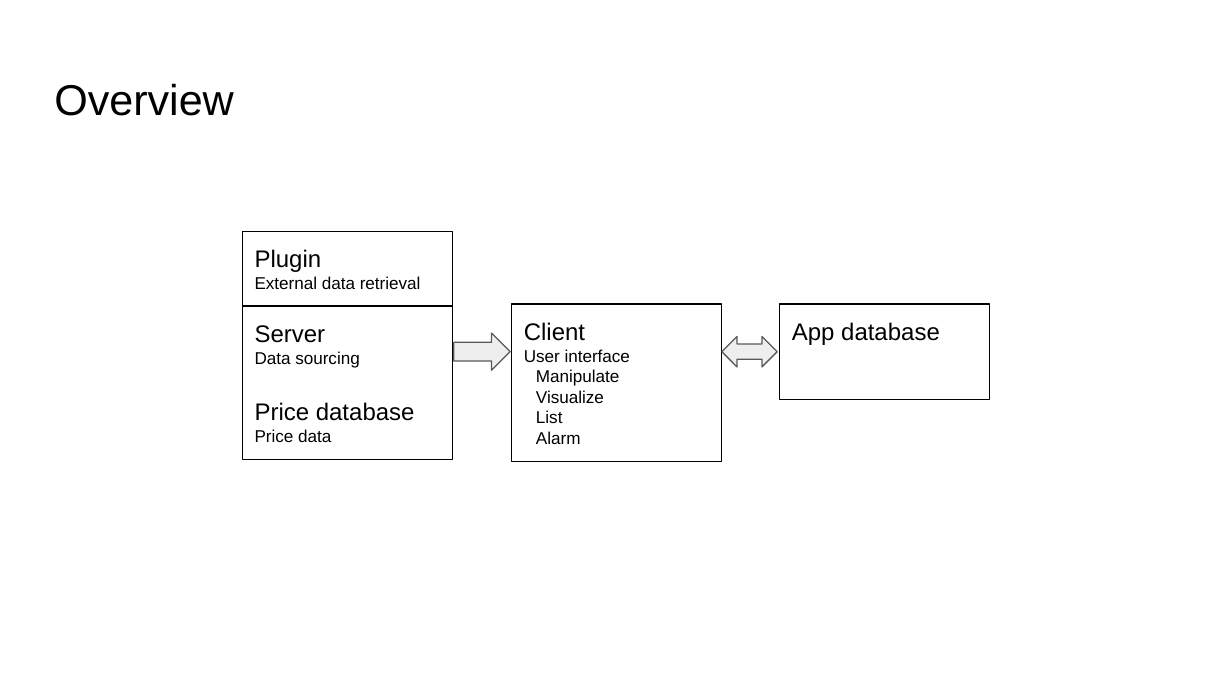
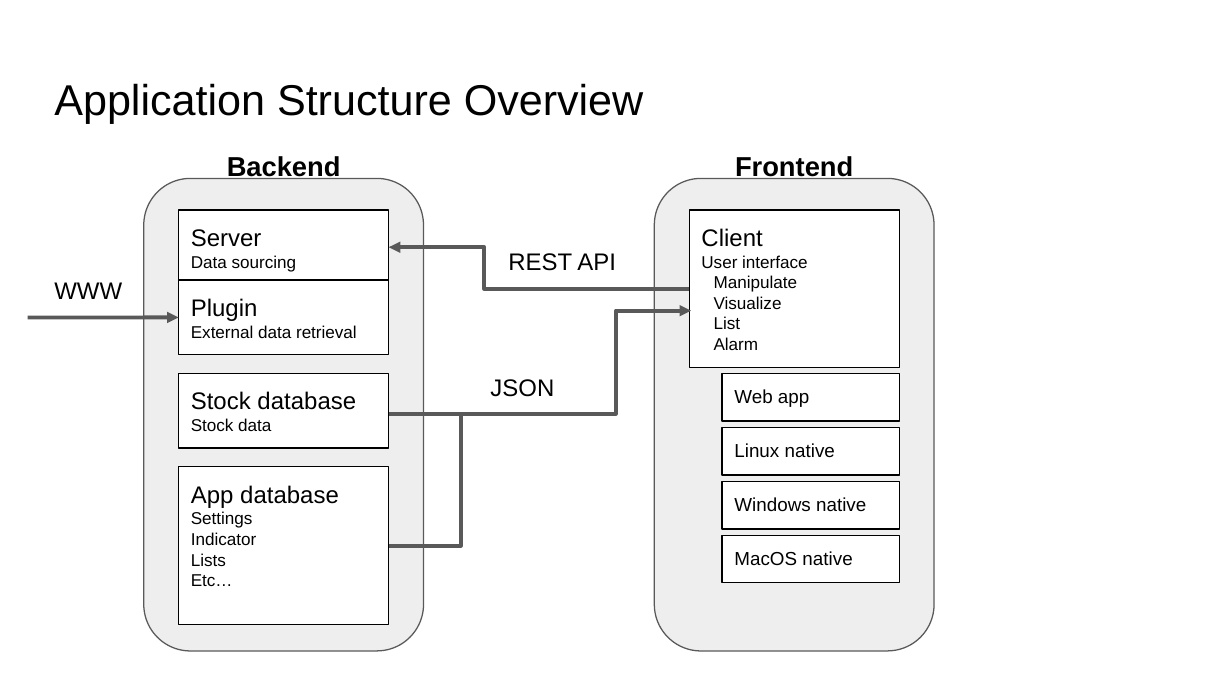
Before and after one commit to transcend-capital/stock-screener, a slide deck: slide 2 of Application structure.pptx. Drawn at 1232x693 pixels with LibreOffice and Linux fonts; fonts in the diff are those of the drawing. Boxes give left, top, right and bottom in pixels: in the first picture for what was removed or moved away, otherwise in the second. Text is boxed around its words. In the diff, an @@ line names an element or a change of style, - is before the commit and + after.

Commit message:
Application structural clarification

```diff
--- a/Application structure.pptx
+++ b/Application structure.pptx
@@ title at (54, 83, 644, 123): text changed @@
-Overview
+Application Structure Overview
@@ rounded rectangle added at (144, 179, 424, 652), fill #EEEEEE, outline #595959 0.75 pt @@
@@ text added at (227, 156, 341, 179), 16 pt, text #000000, bold @@
+Backend
@@ rounded rectangle added at (654, 179, 934, 652), fill #EEEEEE, outline #595959 0.75 pt @@
@@ text added at (735, 156, 853, 179), 16 pt, text #000000, bold @@
+Frontend
@@ fill none to #FFFFFF in 3 elements at (689, 209, 899, 367), (722, 373, 899, 421), (179, 209, 389, 285) @@
@@ rectangle "Server": place and size @@
-rectangle "Server" at (243, 306, 453, 460)
+rectangle "Server" at (179, 209, 389, 285)
@@ rectangle "Client": place and size @@
-rectangle "Client" at (511, 304, 722, 462)
+rectangle "Client" at (689, 209, 899, 367)
@@ elbow arrow added from (689, 288) to (389, 248), #595959 2.25 pt @@
@@ text added at (508, 253, 616, 271), 14 pt, text #000000 @@
+REST API
@@ text added at (54, 282, 122, 299), 14 pt, text #000000 @@
+WWW
@@ rectangle "Plugin": place and size @@
-rectangle "Plugin" at (243, 232, 453, 307)
+rectangle "Plugin" at (179, 280, 389, 355)
@@ arrow added from (28, 318) to (179, 318), #595959 2.25 pt @@
@@ elbow arrow added from (389, 414) to (691, 310), #595959 2.25 pt @@
@@ right arrow removed at (453, 333, 510, 370) @@
@@ left right arrow removed at (722, 336, 777, 367) @@
@@ rectangle added at (179, 373, 389, 448), fill #FFFFFF, outline #000000 0.75 pt, 14 pt, text #000000 @@
+Stock database
+Stock data
@@ text added at (490, 379, 554, 397), 14 pt, text #000000 @@
+JSON
@@ rectangle "Web app": place and size @@
-rectangle "Web app" at (780, 304, 991, 399)
+rectangle "Web app" at (722, 373, 899, 421)
@@ text in rectangle at (734, 389, 809, 407): text changed; size 14 to 11 pt @@
-App database
+Web app
@@ text in rectangle at (255, 402, 415, 442): paragraphs removed @@
-Price database
-Price data
@@ elbow line added from (389, 546) to (461, 414), #595959 2.25 pt @@
@@ rectangle added at (722, 428, 899, 476), fill #FFFFFF, outline #000000 0.75 pt, 11 pt, text #000000 @@
+Linux native
@@ rectangle added at (179, 467, 389, 625), fill #FFFFFF, outline #000000 0.75 pt, 10 pt, text #000000 @@
+App database
+Settings
+Indicator
+Lists
+Etc…
@@ rectangle added at (722, 482, 899, 530), fill #FFFFFF, outline #000000 0.75 pt, 11 pt, text #000000 @@
+Windows native
@@ rectangle added at (722, 535, 899, 583), fill #FFFFFF, outline #000000 0.75 pt, 11 pt, text #000000 @@
+MacOS native
```
Also in this commit, not shown: 2 slides added, 5 other files.
